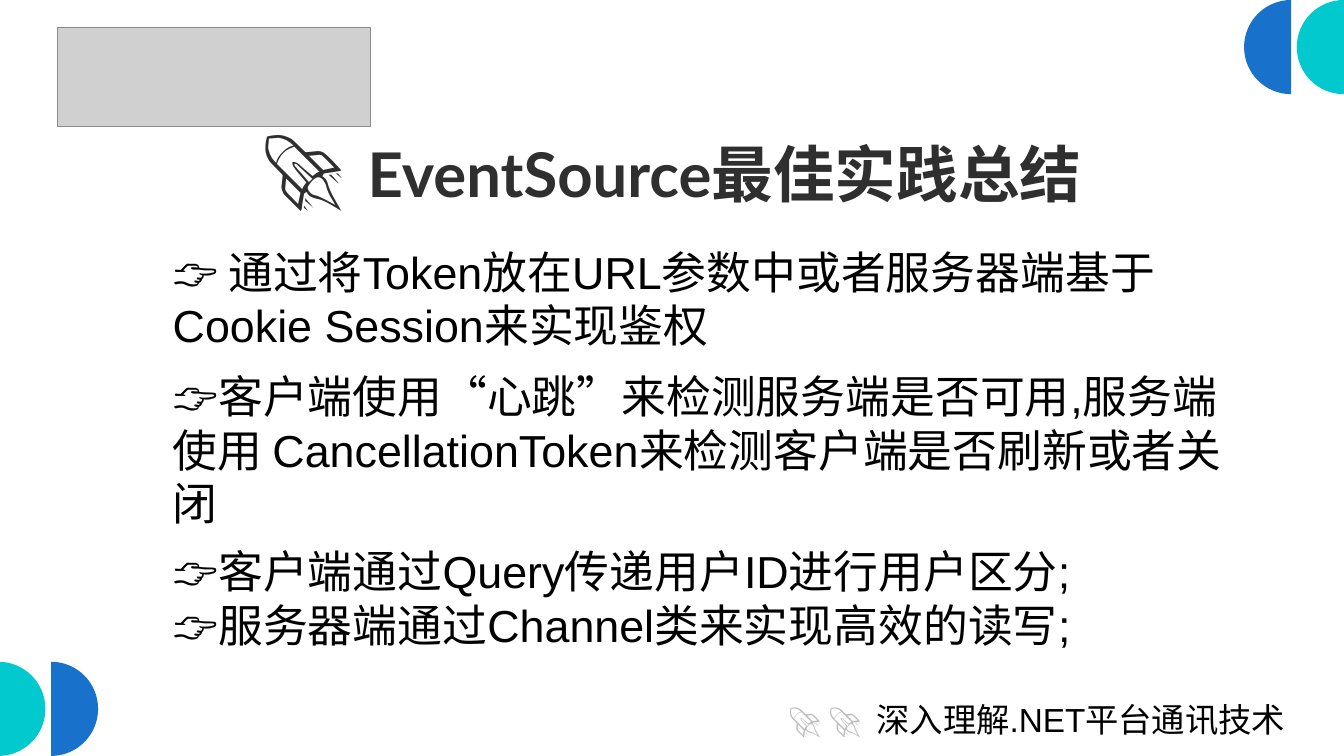
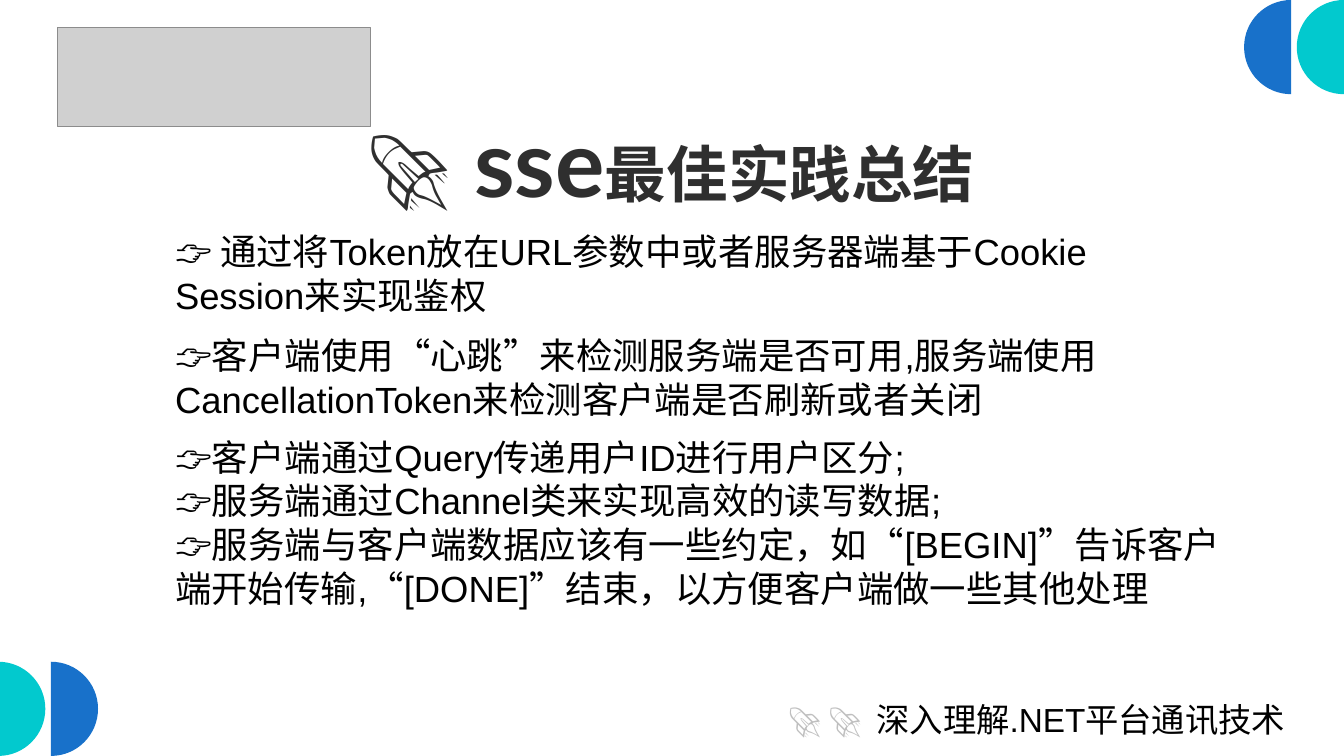
Before and after one commit to scottfly189/dotnet_net_course, a slide deck: slide 7 of src/8.SseDemo/sse_server.odp. Drawn at 1344x756 pixels with LibreOffice and Linux fonts; fonts in the diff are those of the drawing; grey boxes stand for pictures. Boxes give left, top, right and bottom in pixels: in the first picture for what was removed or moved away, otherwise in the second. Text is boxed around its words. In the diff, an @@ line names an element or a change of style, - is before the commit and + after.

```diff
--- a/src/8.SseDemo/sse_server.odp
+++ b/src/8.SseDemo/sse_server.odp
@@ title at box(368, 144, 1082, 203): text changed @@
-🚀 EventSource最佳实践总结
+🚀 sse最佳实践总结
@@ text "👉 通过将Token放在URL参数中或者服务器端基于Cookie Session来实现鉴权": place and size @@
-text "👉 通过将Token放在URL参数中或者服务器端基于Cookie Session来实现鉴权" at box(173, 251, 1217, 648)
+text "👉 通过将Token放在URL参数中或者服务器端基于Cookie Session来实现鉴权" at box(175, 234, 1221, 610)
@@ text at box(175, 234, 1097, 478): size 32 to 26 pt in "👉 通过将Token放在URL参数中或者服务器端基于Cookie Session来实现鉴权", "👉客户端使用“心跳”来检测服务端是否可用,服务端使用 CancellationToken来检测客户端是否刷新或者关闭", "👉客户端通过Query传递用户ID进行用户区分;" @@
@@ text at box(175, 483, 1221, 610): text changed; size 32 to 26 pt @@
-👉服务器端通过Channel类来实现高效的读写;
+👉服务端通过Channel类来实现高效的读写数据;
+👉服务端与客户端数据应该有一些约定，如“[BEGIN]”告诉客户端开始传输,“[DONE]”结束，以方便客户端做一些其他处理
```
Also in this commit, not shown: 3 other slides changed, 5 other files.
